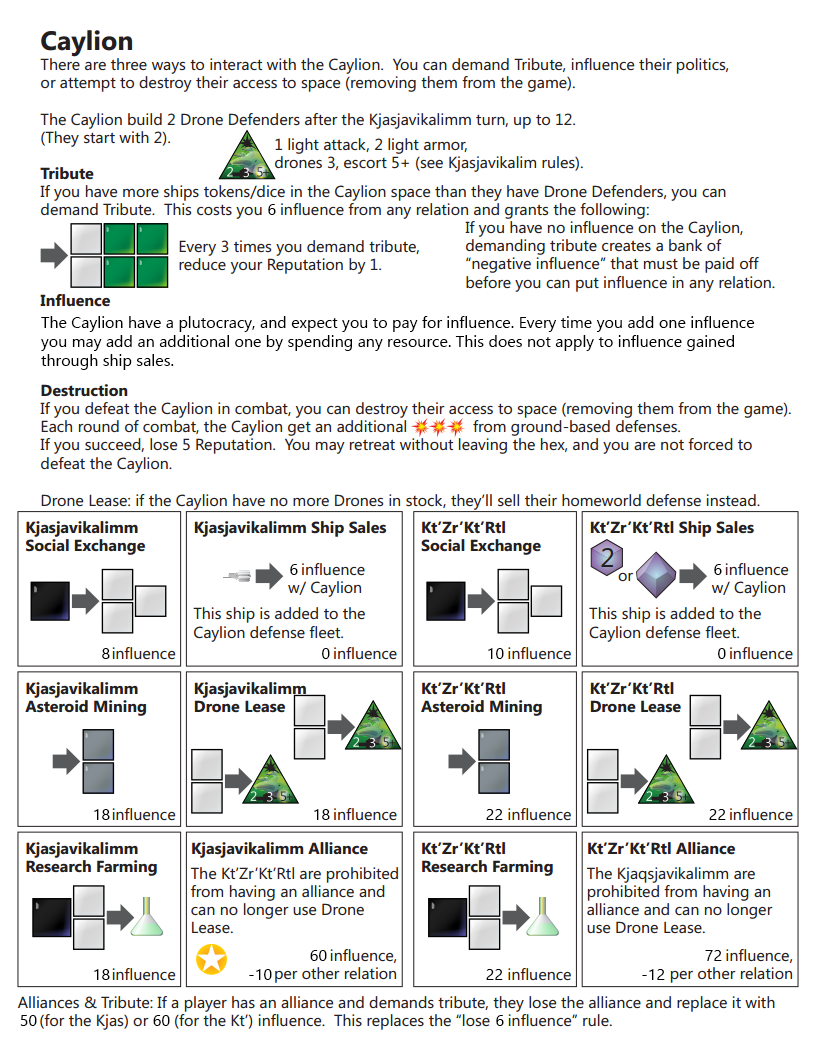
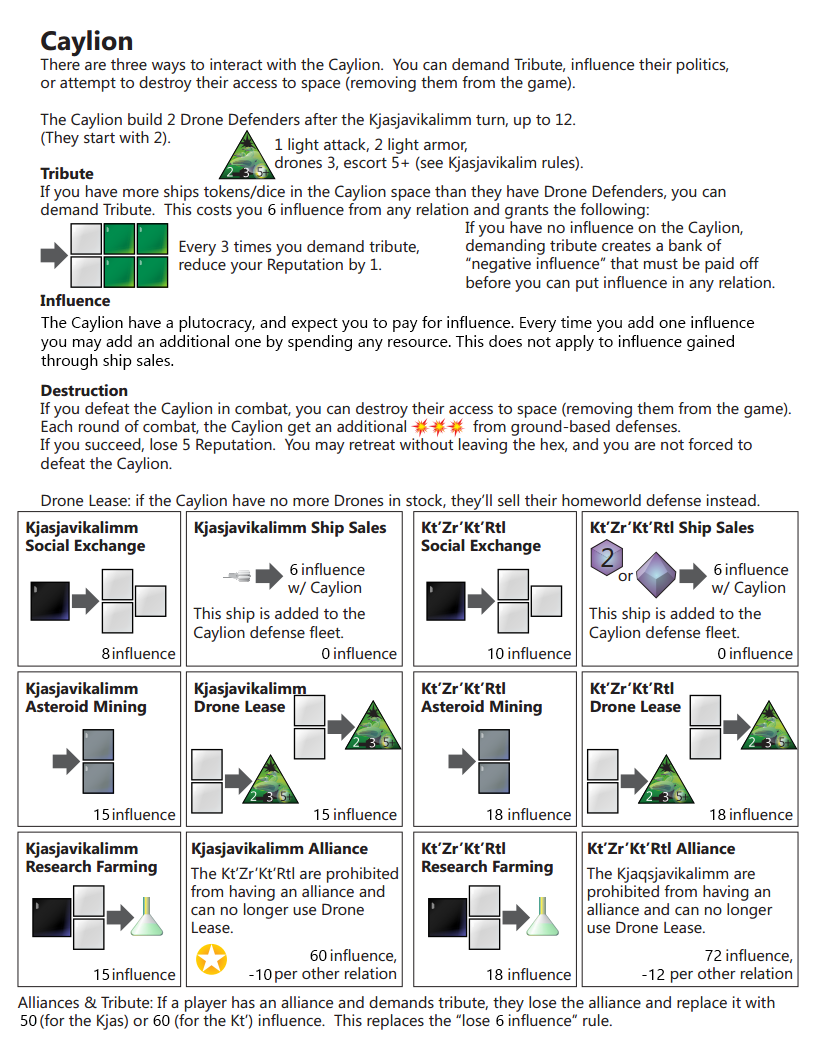
Comparing the layer stacks of the two 816×1056 images. Changes:
renamed "18 copy 2" to "15", painted on it over left=102, top=969, right=110, bottom=980
renamed "18 copy" to "15", painted on it over left=322, top=809, right=330, bottom=820
renamed "18" to "15", painted on it over left=102, top=809, right=110, bottom=820
renamed "22 copy 2" to "18", painted on it over left=486, top=969, right=503, bottom=980
renamed "22 copy" to "18", painted on it over left=486, top=809, right=503, bottom=820
renamed "22" to "18", painted on it over left=709, top=809, right=726, bottom=820
